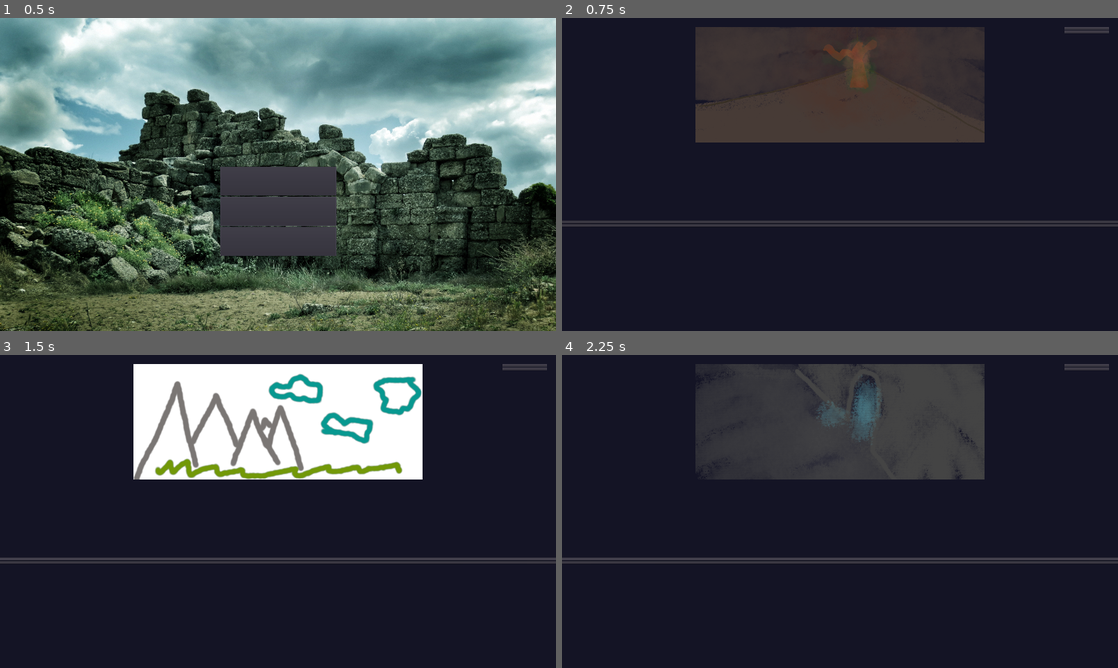
Above: before the commit, frames 1-4 (two rows, left to right).
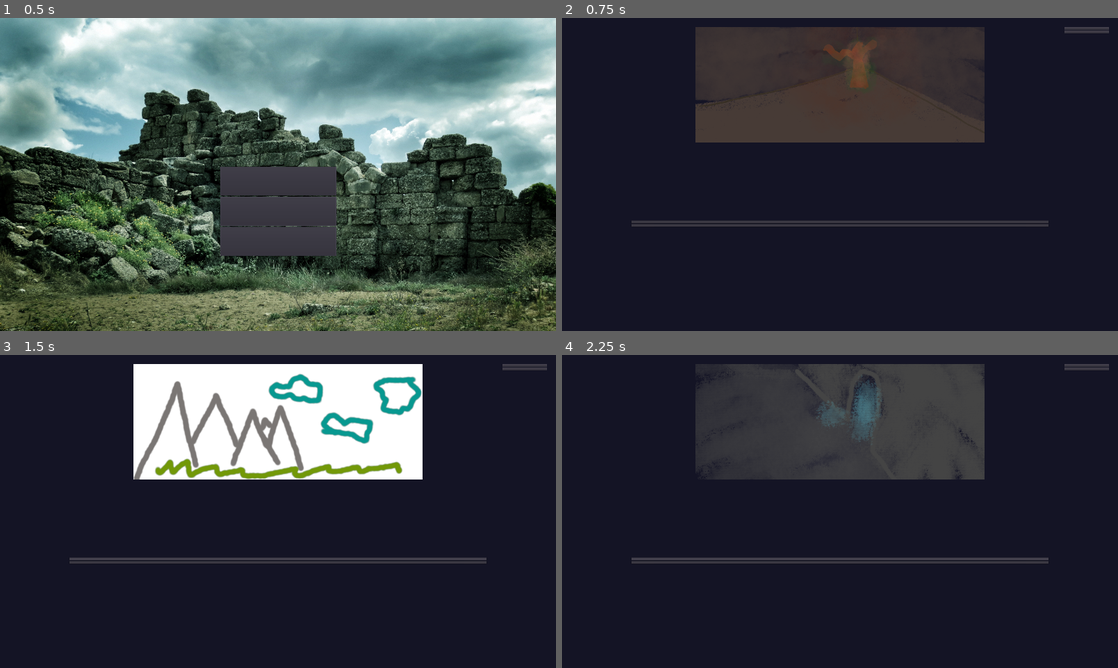
Above: after the commit, the same moments.

Repository: game-jam-team-gut/the-scholar
Game: Godot game, scene res://MainMenu.tscn
Two runs of this game, one before a commit and one after it. Both use one fixed random seed, a clock stepped at 60 frames per second and the inputs below.
Inputs:
- Up to frame 1 (0.5 s): no input
- Up to frame 2 (0.75 s): click "Play" at 0.5 s
- Up to frame 3 (1.5 s): click "*take it*" at 1.25 s
- Up to frame 4 (2.25 s): click "*let them finish the incantat…" at 2 s

Frame 1 is identical in both runs. In frame 2, 0.3% of the frame differs, in the area x 0-100%, y 64-67%; in frame 3, 0.4%; in frame 4, 0.4%.

Commit message:
Minor readjustments of buttons, containers and such

Diff:
--- a/Event.tscn
+++ b/Event.tscn
@@ -24,31 +24,31 @@
 [node name="VBoxContainer2" type="VBoxContainer" parent="."]
 anchor_left = 0.5
 anchor_right = 0.5
-margin_left = -960.0
+margin_left = -720.0
 margin_top = 30.0
-margin_right = 960.0
-margin_bottom = 630.0
+margin_right = 720.0
+margin_bottom = 684.0
 __meta__ = {
 "_edit_lock_": true,
 "_edit_use_anchors_": false
 }
 
 [node name="CenterContainer" type="CenterContainer" parent="VBoxContainer2"]
-margin_right = 1920.0
+margin_right = 1440.0
 margin_bottom = 400.0
 __meta__ = {
 "_edit_use_anchors_": false
 }
 
 [node name="Image" type="TextureRect" parent="VBoxContainer2/CenterContainer"]
-margin_left = 460.0
-margin_right = 1460.0
+margin_left = 220.0
+margin_right = 1220.0
 margin_bottom = 400.0
 texture = ExtResource( 2 )
 
 [node name="SyndiBox" type="ReferenceRect" parent="VBoxContainer2"]
 margin_top = 404.0
-margin_right = 1920.0
+margin_right = 1440.0
 margin_bottom = 654.0
 rect_min_size = Vector2( 0, 250 )
 script = ExtResource( 7 )
@@ -91,7 +91,9 @@
 anchor_top = 1.0
 anchor_right = 1.0
 anchor_bottom = 1.0
+margin_left = 240.0
 margin_top = -380.0
+margin_right = -240.0
 margin_bottom = -117.0
 __meta__ = {
 "_edit_lock_": true,
@@ -99,7 +101,7 @@
 }
 
 [node name="OptionButton" type="Button" parent="OptionsContainer"]
-margin_right = 1920.0
+margin_right = 1440.0
 margin_bottom = 58.0
 custom_fonts/font = ExtResource( 3 )
 text = "One peek won't hurt anybody"
@@ -107,7 +109,7 @@
 
 [node name="OptionButton2" type="Button" parent="OptionsContainer"]
 margin_top = 62.0
-margin_right = 1920.0
+margin_right = 1440.0
 margin_bottom = 120.0
 custom_fonts/font = ExtResource( 3 )
 text = "Better not to disturb the cursed knowledge"
@@ -115,49 +117,46 @@
 
 [node name="OptionButton3" type="Button" parent="OptionsContainer"]
 margin_top = 124.0
-margin_right = 1920.0
+margin_right = 1440.0
 margin_bottom = 182.0
 custom_fonts/font = ExtResource( 3 )
 text = "Third option"
 script = ExtResource( 6 )
 
 [node name="CenterContainer" type="CenterContainer" parent="."]
+margin_left = 240.0
 margin_top = 920.0
-margin_right = 1920.0
-margin_bottom = 1020.0
+margin_right = 1680.0
+margin_bottom = 1070.0
 __meta__ = {
 "_edit_use_anchors_": false
 }
 
 [node name="HBoxContainer" type="HBoxContainer" parent="CenterContainer"]
-margin_left = 556.0
-margin_top = 50.0
-margin_right = 1364.0
-margin_bottom = 50.0
+margin_right = 8.0
 __meta__ = {
 "_edit_use_anchors_": false
 }
 
 [node name="MK" type="Control" parent="CenterContainer/HBoxContainer"]
-margin_right = 350.0
-rect_min_size = Vector2( 350, 0 )
+margin_right = 480.0
 
 [node name="Label" type="Label" parent="CenterContainer/HBoxContainer/MK"]
-margin_left = -56.0
-margin_right = 289.0
+margin_right = 345.0
 margin_bottom = 81.0
 custom_fonts/font = ExtResource( 4 )
 text = "Mythical knowledge:
 "
+align = 2
 __meta__ = {
 "_edit_use_anchors_": false
 }
 
 [node name="MKLabel" type="Label" parent="CenterContainer/HBoxContainer/MK"]
-margin_left = 258.929
-margin_top = 1.7937
-margin_right = 283.929
-margin_bottom = 32.7937
+margin_left = 355.0
+margin_top = 1.794
+margin_right = 480.0
+margin_bottom = 40.794
 custom_fonts/font = ExtResource( 4 )
 text = "10"
 __meta__ = {
@@ -165,26 +164,24 @@
 }
 
 [node name="Health" type="Control" parent="CenterContainer/HBoxContainer"]
-margin_left = 354.0
-margin_right = 504.0
-rect_min_size = Vector2( 150, 0 )
+margin_left = 480.0
+margin_right = 480.0
 
 [node name="Label" type="Label" parent="CenterContainer/HBoxContainer/Health"]
-margin_left = -3.0
-margin_right = 71.0
+margin_right = 240.0
 margin_bottom = 81.0
 custom_fonts/font = ExtResource( 4 )
 text = "Life:
 "
+align = 2
 __meta__ = {
 "_edit_use_anchors_": false
 }
 
 [node name="HealthLabel" type="Label" parent="CenterContainer/HBoxContainer/Health"]
-margin_left = 67.5472
-margin_top = -0.677612
-margin_right = 92.5472
-margin_bottom = 30.3224
+margin_left = 250.0
+margin_right = 278.0
+margin_bottom = 39.0
 custom_fonts/font = ExtResource( 4 )
 text = "10"
 __meta__ = {
@@ -192,26 +189,24 @@
 }
 
 [node name="Sanity" type="Control" parent="CenterContainer/HBoxContainer"]
-margin_left = 508.0
-margin_right = 808.0
-rect_min_size = Vector2( 300, 0 )
+margin_left = 960.0
+margin_right = 960.0
 
 [node name="Label" type="Label" parent="CenterContainer/HBoxContainer/Sanity"]
-margin_left = 1.0
-margin_right = 120.0
+margin_right = 240.0
 margin_bottom = 81.0
 custom_fonts/font = ExtResource( 4 )
 text = "Sanity:
 "
+align = 2
 __meta__ = {
 "_edit_use_anchors_": false
 }
 
 [node name="SanityLabel" type="Label" parent="CenterContainer/HBoxContainer/Sanity"]
-margin_left = 109.729
-margin_top = 0.292847
-margin_right = 134.729
-margin_bottom = 31.2928
+margin_left = 250.0
+margin_right = 278.0
+margin_bottom = 39.0
 custom_fonts/font = ExtResource( 4 )
 text = "10"
 __meta__ = {
